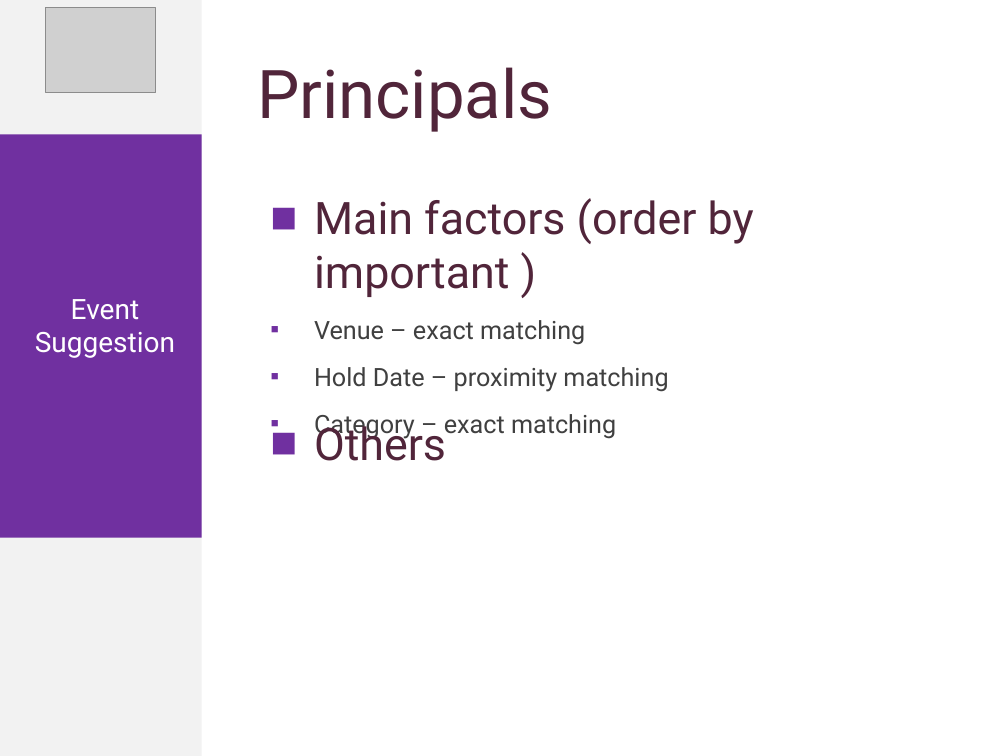
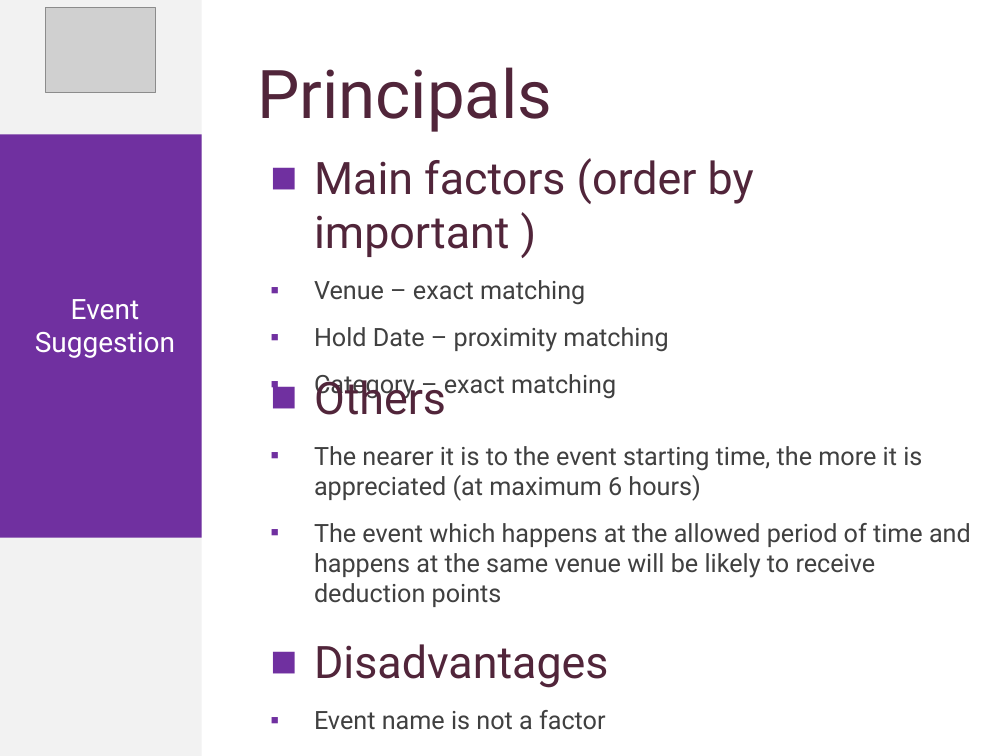
Before and after one commit to phonglk/fptu_capstone, a slide deck: slide 2 of Document/Present_Phong.pptx. Drawn at 1008x756 pixels with LibreOffice and Linux fonts; fonts in the diff are those of the drawing; grey boxes stand for pictures. Boxes give left, top, right and bottom in pixels: in the first picture for what was removed or moved away, otherwise in the second. Text is boxed around its words. In the diff, an @@ line names an element or a change of style, - is before the commit and + after.

```diff
--- a/Document/Present_Phong.pptx
+++ b/Document/Present_Phong.pptx
@@ text "Main factors (order by important ...": place and size @@
-text "Main factors (order by important ..." at bbox=[314, 198, 754, 439]
+text "Main factors (order by important ..." at bbox=[314, 158, 754, 399]
@@ text "Others": place and size @@
-text "Others" at bbox=[314, 418, 446, 461]
+text "Others" at bbox=[314, 375, 971, 607]
@@ text at bbox=[314, 446, 971, 607]: paragraphs added @@
+▪ The nearer it is to the event starting time, the more it is appreciated (at maximum 6 hours)
+▪ The event which happens at the allowed period of time and happens at the same venue will be likely to receive deduction points
@@ text added at bbox=[314, 644, 609, 730], 18 pt, text #404040 @@
+■ Disadvantages
+▪ Event name is not a factor
```
Also in this commit, not shown: 1 other slide changed, 1 slide added.
